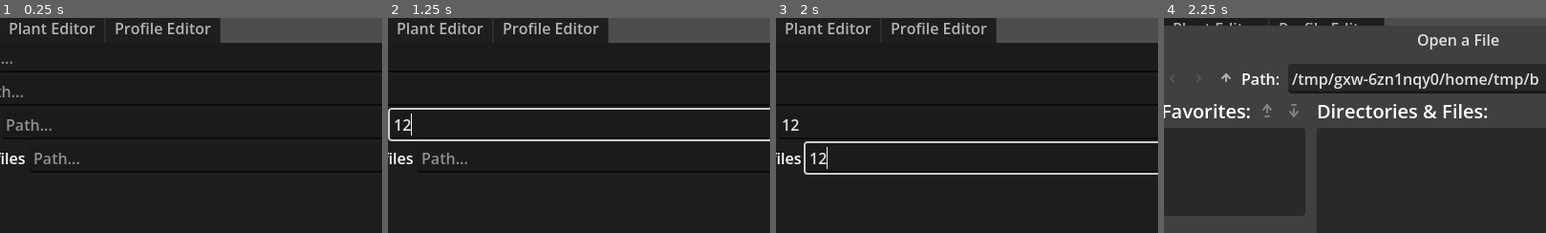
Above: before the commit, frames 1-4 (left to right).
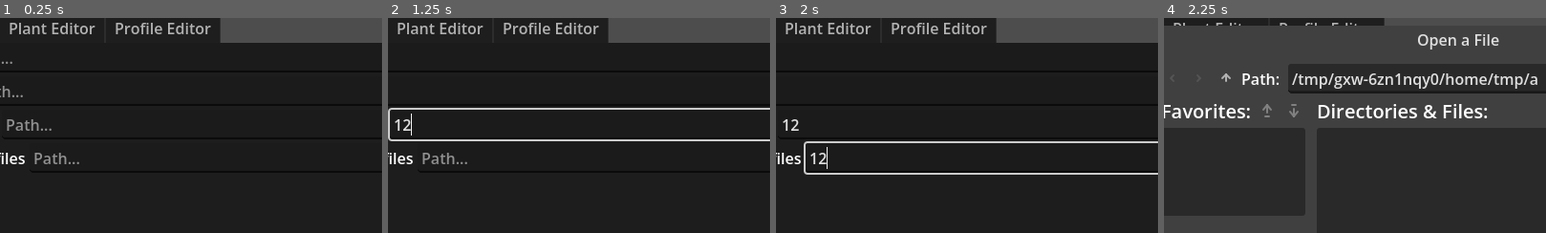
Above: after the commit, the same moments.

Repository: Selinoccino/MDCC_tools
Game: Godot game, scene res://main.tscn
Two runs of this game, one before a commit and one after it. Both use one fixed random seed, a clock stepped at 60 frames per second and the inputs below.
Inputs (mouse positions are % of the whole screen's width and height, from its top left):
- Up to frame 1 (0.25 s): no input
- Up to frame 2 (1.25 s): click (49, 10) at 0.52 s; type "12" at 0.6 s; click (50, 18) at 0.75 s; type "12" at 0.83 s; click (51, 26) at 0.98 s; type "12" at 1.07 s
- Up to frame 3 (2 s): click (53, 34) at 1.27 s; type "12" at 1.35 s
- Up to frame 4 (2.25 s): click "Browse" at 2 s
The pictures show only the part of the screen within x 11-61%, y 1-51%; the shares and areas given below are measured in that part.

Frames 1-3 are identical in both runs. In frame 4, less than 0.1% of the frame differs, in the area x 95-98%, y 25-32%.

Commit message:
fields
- fixed not adding default fields
- added anatomy field

Diff:
--- a/profile.gd
+++ b/profile.gd
@@ -25,7 +25,7 @@
 
 static func getAllDefaultFieldTypes() -> Array[String]:
 	var r : Array[String] = [
-			"origin", "age", "inmate type", "crimes", "gender", "species", "description", "height", "weight", "detainment procs",
+			"origin", "age", "inmate type", "crimes", "gender", "anatomy", "species", "description", "height", "weight", "detainment procs",
 		]
 
 	return r
--- a/profiles_editor.gd
+++ b/profiles_editor.gd
@@ -83,7 +83,13 @@
 	var pid : String = cached.keys()[s]
 	var p : Profile = cached[pid]
 
-	for fieldid : String in p.fields.keys():
+	var fields = p.fields.keys()
+	for default in Profile.getAllDefaultFieldTypes():
+		if default in fields:
+			continue
+		fields.append(default)
+
+	for fieldid : String in fields:
 		var newnam : String = fieldid.validate_node_name()
 		var n = editor.get_node_or_null(newnam)
 		if n && n is ProfileFieldContainer:
@@ -96,7 +102,10 @@
 		nd.name = newnam
 		nd.setLabel(fieldid.capitalize())
 		editor.add_child(nd)
-		nd.field = p.getField(fieldid)
+		var f = p.getField(fieldid)
+		if !f:
+			f = p.createField(fieldid)
+		nd.field = f
 
 	updateNonFields()
 
